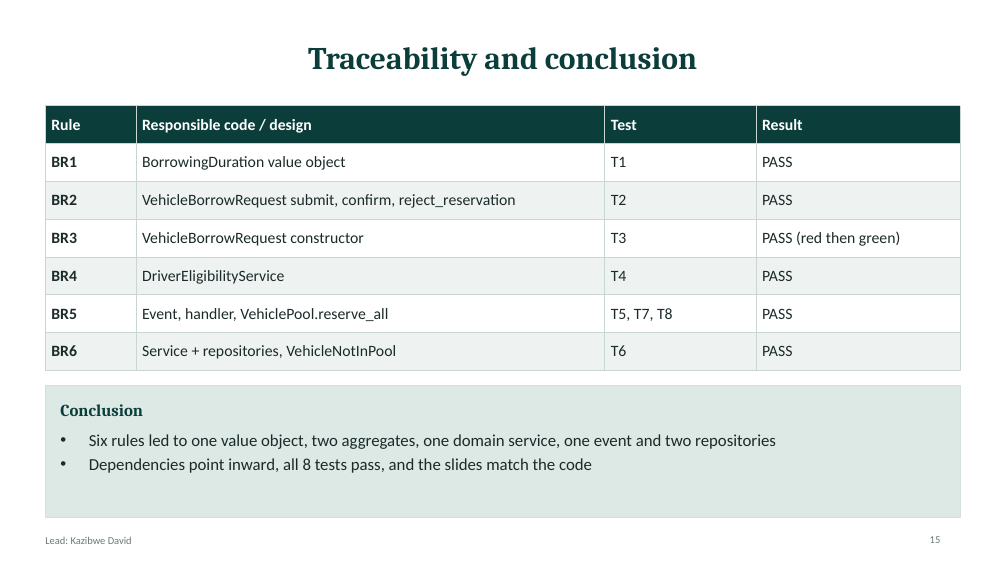
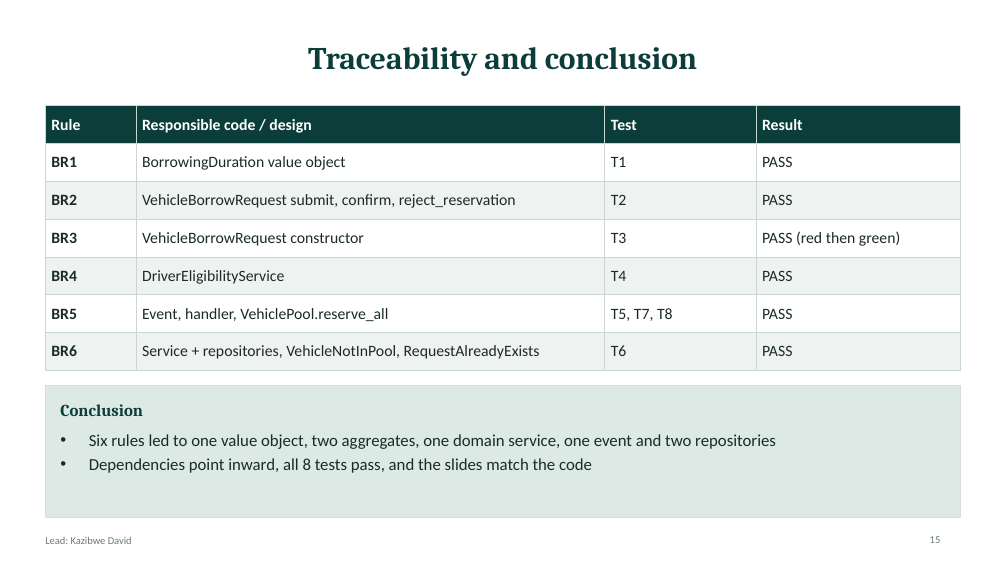
Before and after one commit to kirabo-brian/open-pool-vehicle-borrowing, a slide deck: slide 15 of Open_Pool_Vehicle_Borrowing_Slides.pptx. Drawn at 1008x567 pixels with LibreOffice and Linux fonts; fonts in the diff are those of the drawing. Boxes give left, top, right and bottom in pixels: in the first picture for what was removed or moved away, otherwise in the second. Text is boxed around its words. In the diff, an @@ line names an element or a change of style, - is before the commit and + after.

Commit message:
Show RequestAlreadyExists on the BR6 slides
Slides 3, 11 and 15 now match the code: BR6 also refuses a request ID
that already exists, and T6 checks it.

```diff
--- a/Open_Pool_Vehicle_Borrowing_Slides.pptx
+++ b/Open_Pool_Vehicle_Borrowing_Slides.pptx
@@ table at (45, 106, 960, 363) @@
-row 7, column 2: Service + repositories, VehicleNotInPool
+row 7, column 2: Service + repositories, VehicleNotInPool, RequestAlreadyExists
```
Also in this commit, not shown: 2 other slides changed.
